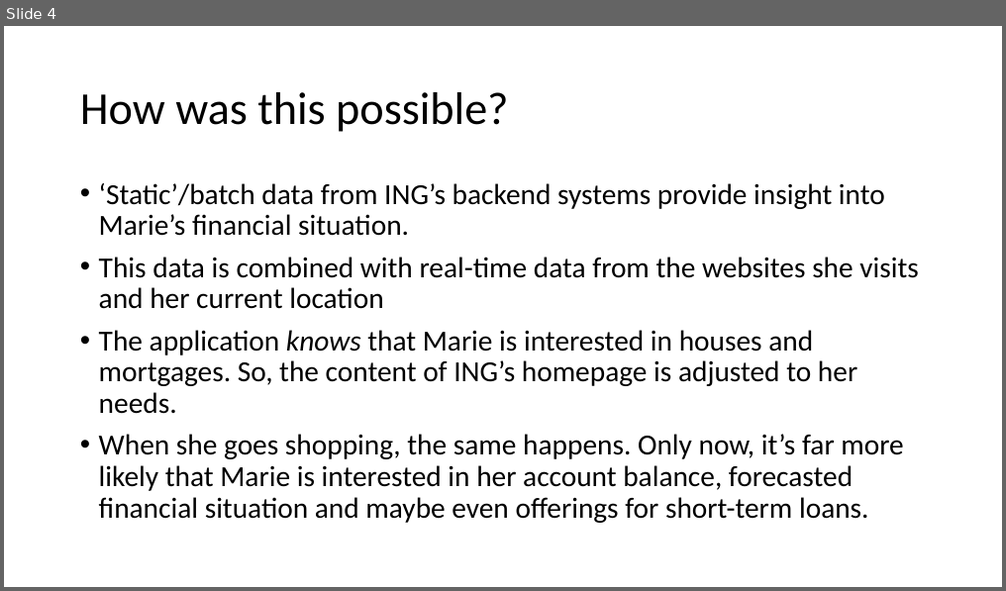
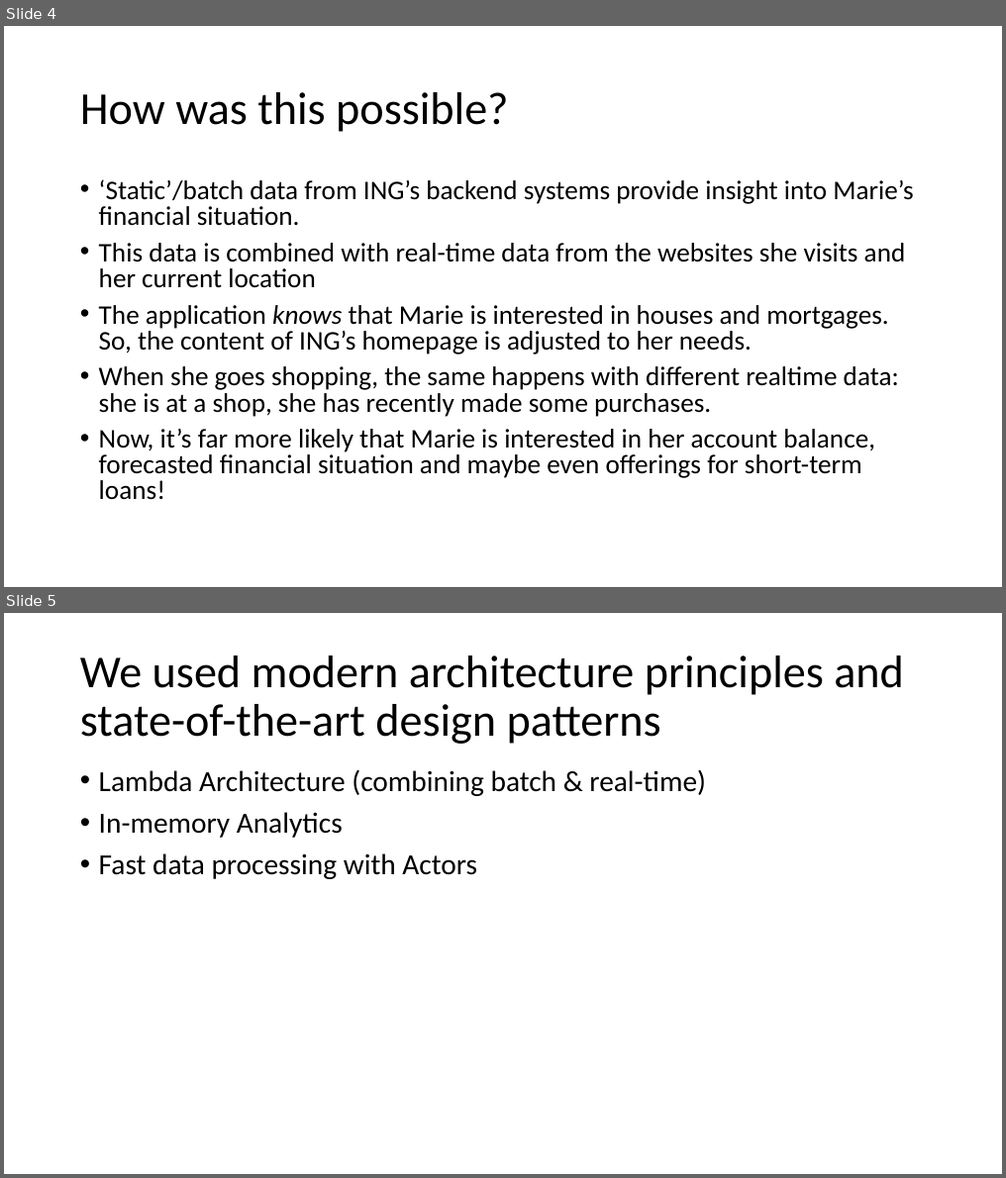
Before and after one commit to geerdink/fast-data, a slide deck: presentation/SparkING.pptx. Shown one above the other, each under a label of ours: slide 4 before the commit, slides 4 and 5 after it. The pictures are 1006x591 and 1006x1178 pixels, drawn with LibreOffice and Linux fonts; fonts in the diff are those of the drawing. Boxes give left, top, right and bottom in pixels: in the first picture for what was removed or moved away, otherwise in the second. Text is boxed around its words. In the diff, an @@ line names an element or a change of style, - is before the commit and + after.

```diff
--- a/presentation/SparkING.pptx
+++ b/presentation/SparkING.pptx
@@ slide 5 added at [4, 613, 1002, 1174], background #FFFFFF @@
@@ title added at [80, 656, 904, 744], 44 pt, text #000000 @@
+We used modern architecture principles and state-of-the-art design patterns
@@ text added at [99, 769, 706, 879], 28 pt, text #000000 @@
+• Lambda Architecture (combining batch & real-time)
+• In-memory Analytics
+• Fast data processing with Actors
@@ slide 4 changed as well @@
@@ text at [99, 179, 913, 355]: size 28 to 25.9 pt in "‘Static’/batch data from ING’s backend systems provide ...", "This data is combined with real-time data ...", "The application knows that Marie is interested ..."; line spacing 0.9 to 0.8 @@
@@ text at [99, 367, 899, 500]: text changed; size 28 to 25.9 pt @@
-• When she goes shopping, the same happens. Only now, it’s far more likely that Marie is interested in her account balance, forecasted financial situation and maybe even offerings for short-term loans.
+• When she goes shopping, the same happens with different realtime data: she is at a shop, she has recently made some purchases.
+• Now, it’s far more likely that Marie is interested in her account balance, forecasted financial situation and maybe even offerings for short-term loans!
```
Also in this commit, not shown: 3 other slides changed, 2 other slides added, 1 slide removed.
